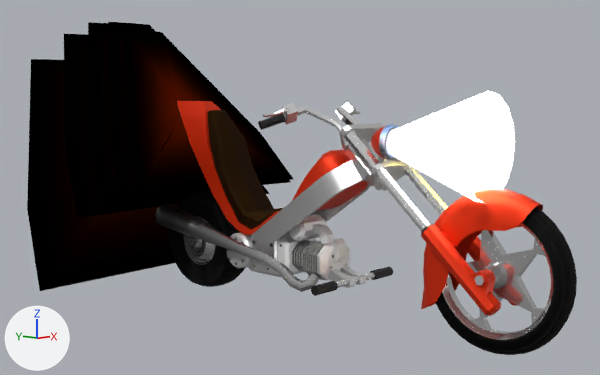
One commit to the Blender file vehicle/moto/motorbike.blend: the scene before it, then after it.
Camera for both pictures: a 50 mm camera at (-3.31, -3.26, 1.18) aimed at (0.18, -0.05, 0.63). Every picture has the same lights, and +X, +Y and +Z are marked at lower left. The picture after the commit comes second.

The first picture shows 'ForkFeather.L.002', 'ForkFeather.R', 'engine', 'fender', 'frame', 'gas-tank', 'headlight2.big.Light', 'headlight2.small.ON.001', 'outtake', 'seat', 'stoplight.ON', 'wheel.front', 'wheel.rear' and 9 more.
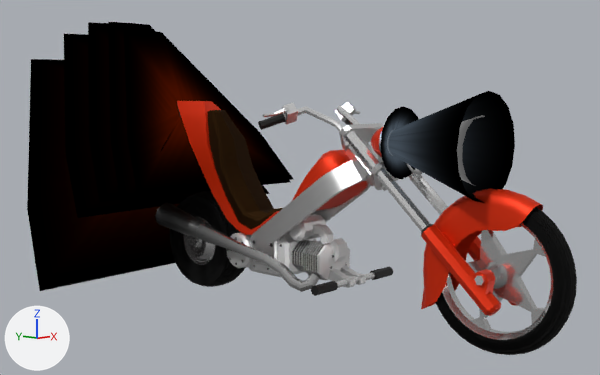
Pixel boxes (x1, y1, x2, y2) of what changed, in the pictures (600 x 375 px):
'headlight2.big.Light', reshaped: before (387, 91, 515, 203); after (380, 91, 515, 203)
'headlight2.small.ON.001', surface changed (white to grey): (457, 115, 485, 185) in both
part 1 of me_beziercircle_008, added: after (380, 107, 419, 179)
part 2 of me_beziercircle_008, recoloured (white to black): (387, 91, 515, 203) in both

The change, as a diff of the scene's bpy script:
```diff
--- a/vehicle/moto/motorbike.blend.py
+++ b/vehicle/moto/motorbike.blend.py
@@ img_lihgt_gradient_white_png @@
+img_lihgt_gradient_white_png = load_image('lihgt_gradient_white.png', 'tex_mat/lihgt_gradient/lihgt_gradient_white.png', 128, 128, 'sRGB')
@@ img_lihgt_gradient_yellow_png @@
+img_lihgt_gradient_yellow_png = load_image('lihgt_gradient_yellow.png', 'tex_mat/lihgt_gradient/lihgt_gradient_yellow.png', 128, 128, 'sRGB')
@@ mat_rayon_yellow @@
 mat_rayon_yellow = bpy.data.materials.new('rayon.yellow')
-# nodes: BsdfPrincipled, OutputMaterial, RGB
-# colours: yellow #ffec7c
+# nodes: Emission, OutputMaterial, TexImage, UVMap
+# uses the picture img_lihgt_gradient_yellow_png
@@ mat_rayon_white_blue @@
+mat_rayon_white_blue = bpy.data.materials.new('rayon.white-blue')
+# uses the picture img_lihgt_gradient_white_png
@@ me_beziercircle_008 @@
 # used by ob_headlight2_big_light; parent = ob_headlight2_big_on; location = (-0.0583, -0.878, 0.937); rotation_euler = (0.0, 1.571, 0.0), in degrees (0, 90, 0)
-me_beziercircle_008.from_pydata(...)  # 32 vertices, 16 faces; spans x -0.248..0.248, y -0.514..-0.014, z -0.248..0.248
+me_beziercircle_008.from_pydata(...)  # 64 vertices, 49 faces; spans x -0.248..0.248, y -0.514..-0.014, z -0.248..0.248
+# me_beziercircle_008 part 1
+# 32 vertices are added at x -0.174..0.174, y -0.058..-0.024, z -0.174..0.174
+# 16 new faces join them, smooth
+# 17 new faces join them
+# me_beziercircle_008 part 2: 16 faces spanning x -0.248..0.248, y -0.514..-0.014, z -0.248..0.248 switch from mat_rayon to mat_rayon_white_blue
```
